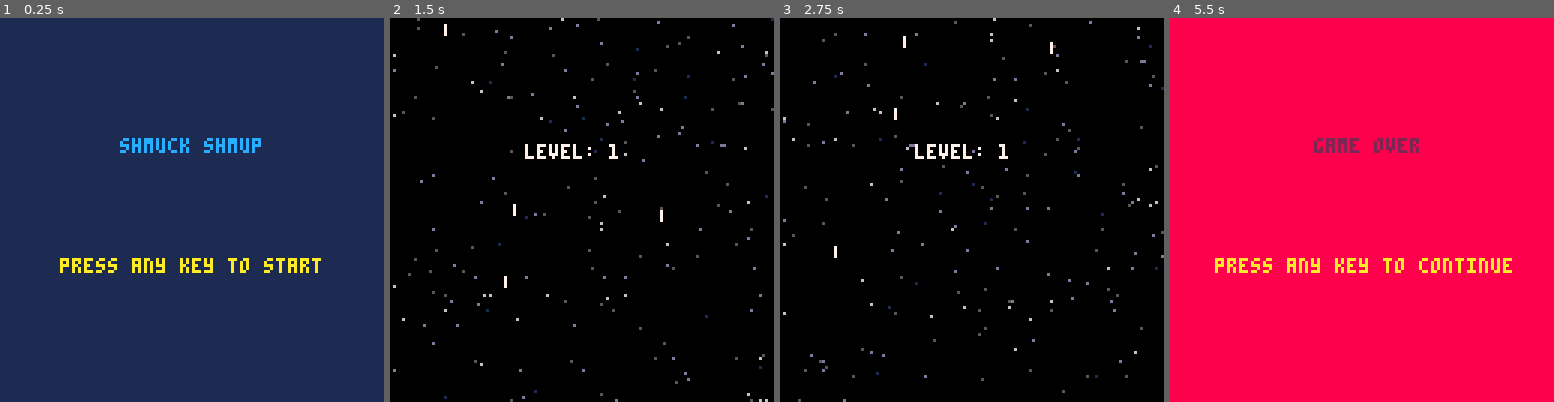
Above: before the commit, frames 1-4 (left to right).
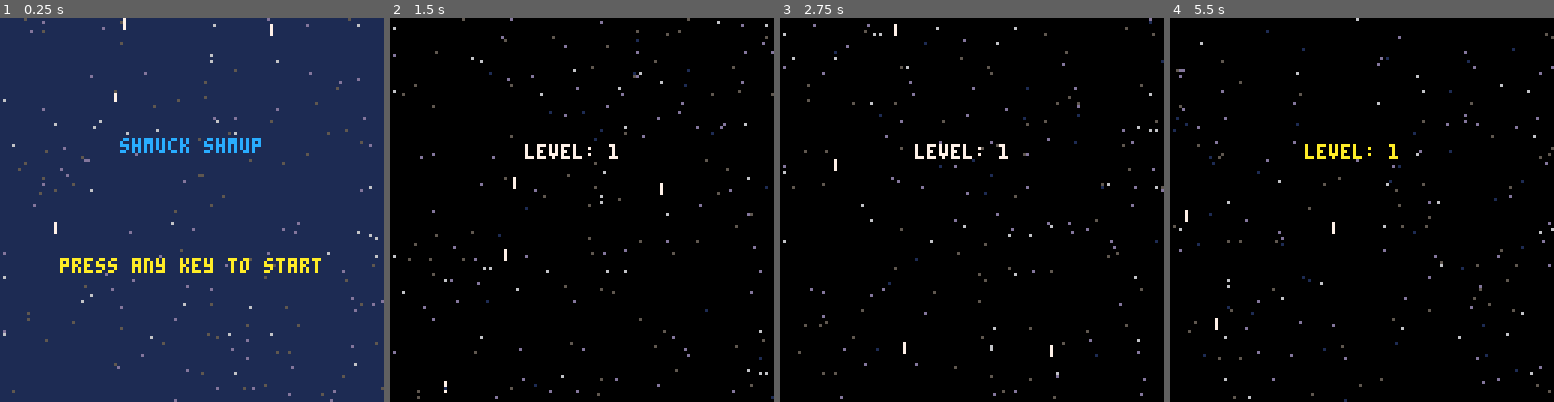
Above: after the commit, the same moments.

Repository: CalebmKopp/shmuptut
Game: PICO-8 cartridge shmup.p8
Same seed, same stepped clock (60 frames per second), same inputs: the game is played once before the commit and once after it.
Inputs:
- Up to frame 1 (0.25 s): no input
- Up to frame 2 (1.5 s): tap X (X key) at 0.33, 1.07 s; tap O (Z key) at 0.7 s
- Up to frame 3 (2.75 s): hold Right 1.6-2.1 s; tap O (Z key) at 1.7, 2.1, 2.5 s; tap X (X key) at 1.85 s; hold Up 2.15-2.42 s; hold Right from 2.47 s (still down)
- Up to frame 4 (5.5 s): tap O (Z key) every 0.4 s from 2.9 to 5.3 s; tap X (X key) at 2.97, 4.08, 5.2 s; release Right at 3.03 s; hold Left 3.08-3.58 s; hold Down 3.63-3.97 s; hold Right 4.02-4.68 s; hold Up 4.73-5.03 s; hold Left from 5.08 s (still down)

The runs differ from the first frame. In frame 1, 1.1% of the frame differs, in the area x 0-100%, y 0-100%; in frame 2, 2.4%; in frame 3, 2.4%; in frame 4, 100%.

Commit message:
animating stars on start and over screens

Diff:
--- a/shmup.p8
+++ b/shmup.p8
@@ -6,7 +6,6 @@
 	-- this is called once at start
 	cls(0)
 	t=0
-	levelt = 0
 	mode="start"
 	start_levelcount()
 	start_stars()
@@ -65,6 +64,7 @@
 -->8
 -- helpers
 function start_levelcount()
+	levelt=0
 	curr_level=1
 end
 function start_stars()
@@ -112,12 +112,13 @@
 	end
 end
 
-function ani_stars()
+function ani_stars(spd_mod)
+	spd_mod = spd_mod or 1
 	--for every star
 	for i=1,starcount do
 		local sy=stary[i]
 		--increment y coord by starspd
-		sy+=starspd[i]
+		sy+=(starspd[i]*spd_mod)
 		--if it gets too high
 		if sy>128 then
 			--subtract 128, or set 0
@@ -219,13 +220,14 @@
 end
 
 function update_start()
+	ani_stars(0.3)
 	if btnp(4) or btnp(5) then
 		mode="level"
 	end
 end
 
 function update_level()
-	ani_stars()
+	ani_stars(0.75)
 	levelt+=1
 	if levelt>121 then
 		startgame()
@@ -233,8 +235,11 @@
 end
 
 function update_over()
+	ani_stars(-0.8)
 	if btnp(4) or btnp(5) then
 		mode="start"
+		start_levelcount()
+		start_stars()
 	end
 end
 
@@ -281,6 +286,7 @@
 
 function draw_start()
 	cls(1)
+	drw_stars()
 	print("shmuck shmup",40,40,12)
 	print("press any key to start",20,80,blink())
 end
@@ -292,7 +298,8 @@
 end
 
 function draw_over()
-	cls(8)
+	cls(15)
+	drw_stars()
 	print("game over",48,40,2)
 	print("press any key to continue",15,80,blink())
 end
